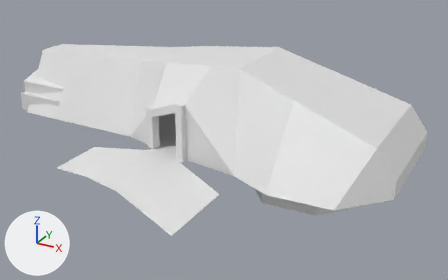
A saved change to the FBX model Assets/Meshes/ChronoGreaser_Craft.fbx.
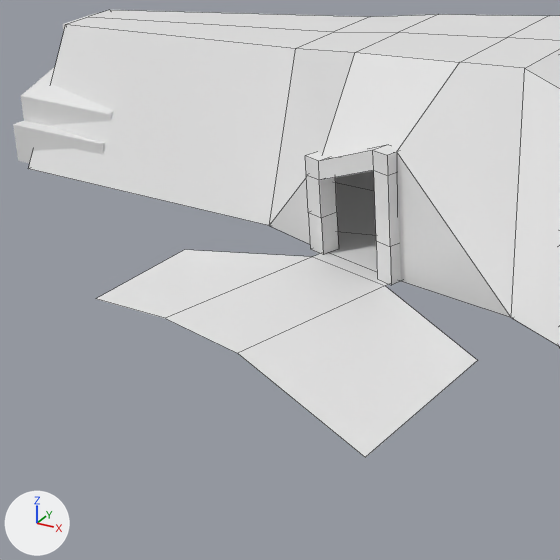
Each version is shown whole from a 50 mm camera at (18.4, -31.1, 15.0) aimed at (2.3, -1.9, 0.4), then close up on the part from 3% to 57% of the width and 14% to 100% of the height. The axes (+X, +Y, +Z) are drawn at lower left. The lights are the same throughout. The close-ups show mesh edges as thin lines. Where no turn or scale is listed for an object, it has been applied to the vertices. Vertices at the same position are counted once.

In view in the first close-up: 'Door_Sensors', 'Engine', 'Surface', 'Surface.002'.
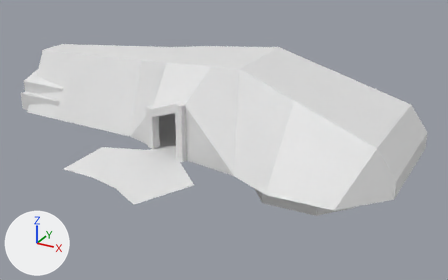
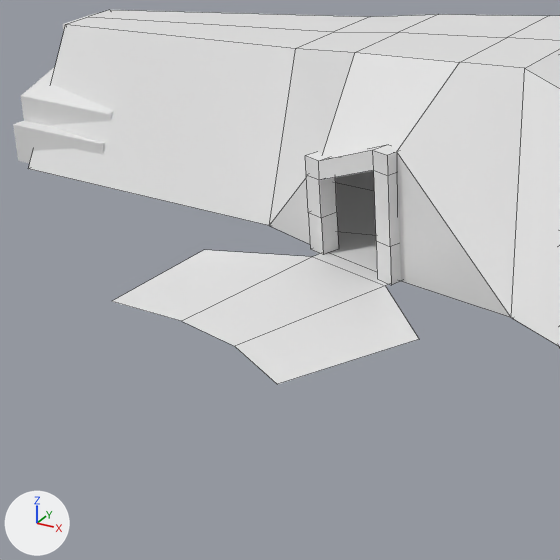
Changed parts and their boxes (x1, y1, x2, y2) in the close-ups (560 x 560 px; the box of a moved part takes in the faces that stretch with it):
'Surface.002', reshaped
    before: (29, 17, 560, 457)
    after: (29, 17, 560, 384)
part 1 of me_plane_009, moved or reshaped
    before: (97, 250, 477, 457)
    after: (112, 250, 419, 384)

The edits, one by one:
me_plane_009 has 54 vertices, 37 faces and spans x -12.3..12.7, y -11.5..0.0, z -2.3..5.1.
me_plane_009 is used by ob_surface_002; location (0.0, 0.0, 0.0).
Part 1, on me_plane_009:
Vertex 48 of me_plane_009 moves from (-2.2, -8.8, 0.0) at pixel (165, 318) to (-1.8, -8.7, 0.0) at pixel (181, 321).
Vertex 49 of me_plane_009 moves from (0.2, -9.4, 0.0) at pixel (237, 353) to (0.0, -9.1, 0.0) at pixel (234, 346).
Vertex 50 of me_plane_009 moves from (-4.3, -5.6, 0.0) at pixel (184, 249) to (-3.9, -5.4, 0.0) at pixel (204, 249).
Vertex 51 of me_plane_009 moves from (4.9, -7.1, 0.0) at pixel (477, 360) to (3.3, -6.9, 0.0) at pixel (419, 339).
Vertex 52 of me_plane_009 moves from (-4.3, -8.8, 0.0) at pixel (95, 298) to (-3.9, -8.7, 0.0) at pixel (111, 301).
Vertex 53 of me_plane_009 moves from (4.9, -11.5, 0.0) at pixel (365, 457) to (1.8, -10.0, 0.0) at pixel (277, 384).
